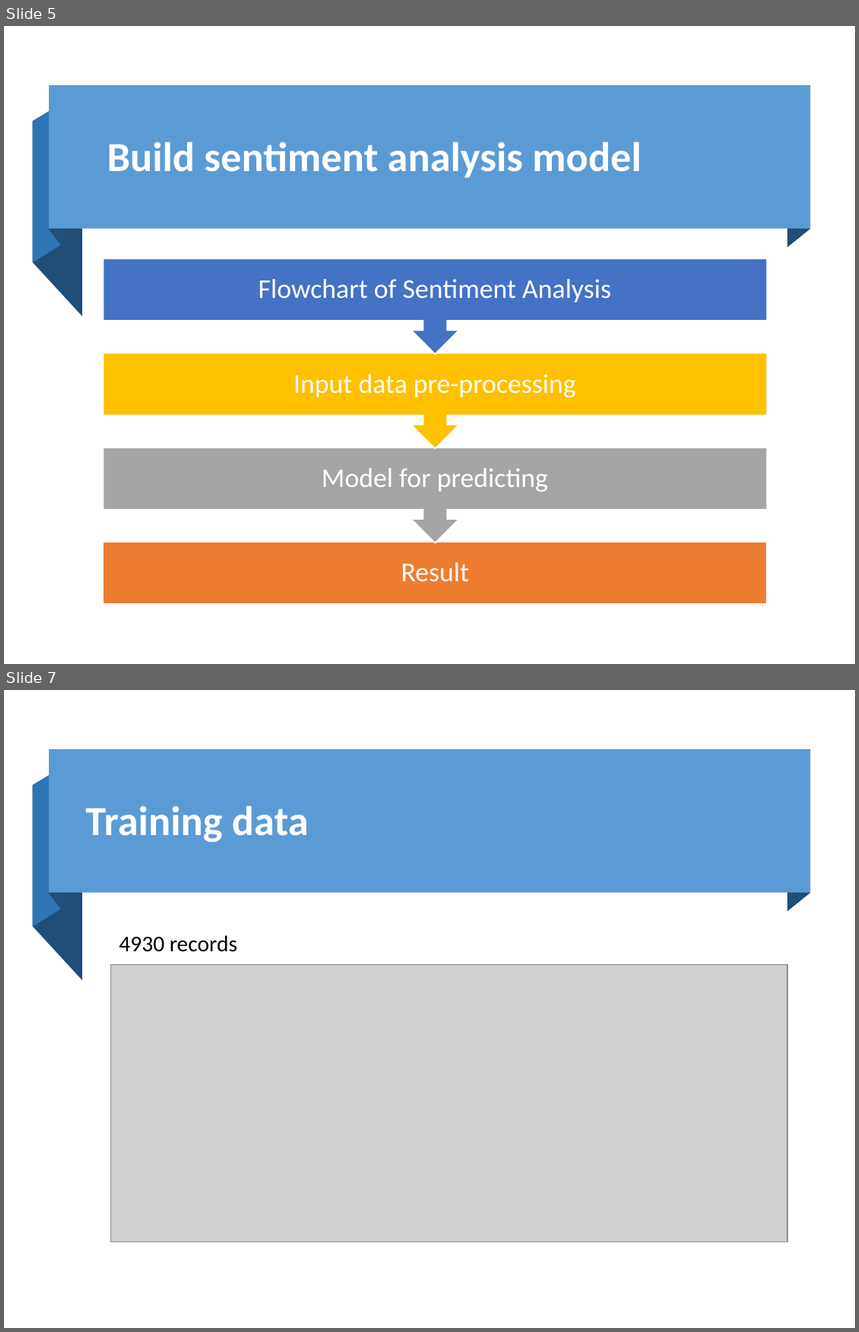
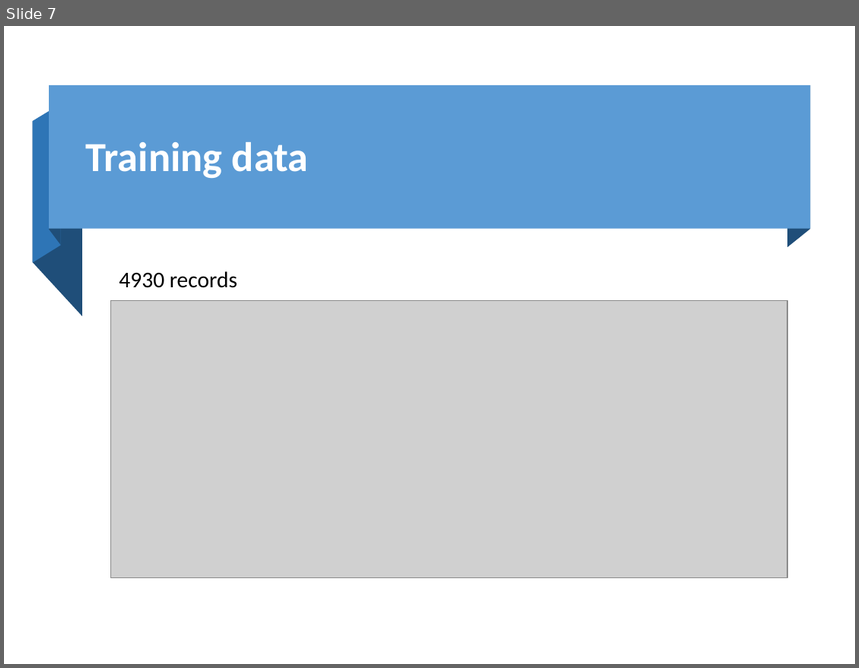
Before and after one commit to ManhLk/icomm_internship, a slide deck: Slide.pptx. Shown one above the other, each under a label of ours: slides 5 and 7 before the commit, slide 7 after it; the slides between them are not shown. The pictures are 859x1332 and 859x668 pixels, drawn with LibreOffice and Linux fonts; fonts in the diff are those of the drawing; grey boxes stand for pictures. Boxes give left, top, right and bottom in pixels: in the first picture for what was removed or moved away, otherwise in the second. Text is boxed around its words. In the diff, an @@ line names an element or a change of style, - is before the commit and + after.

```diff
--- a/Slide.pptx
+++ b/Slide.pptx
@@ slide 5 removed at <box>4,26,855,664</box>, background #FFFFFF @@
@@ group removed at <box>33,85,811,316</box>: 4 freeform shapes, 1 rectangle @@
@@ title removed at <box>107,142,641,178</box> @@
-Build sentiment analysis model
@@ group removed at <box>104,259,768,605</box>: 4 texts, 3 up arrow callouts, 1 rectangle @@
-Result
-Model for predicting
-Input data pre-processing
-Flowchart of Sentiment Analysis
```
Also in this commit, not shown: 4 slides changed, 10 slides added, 5 other slides removed, 1 other file.
